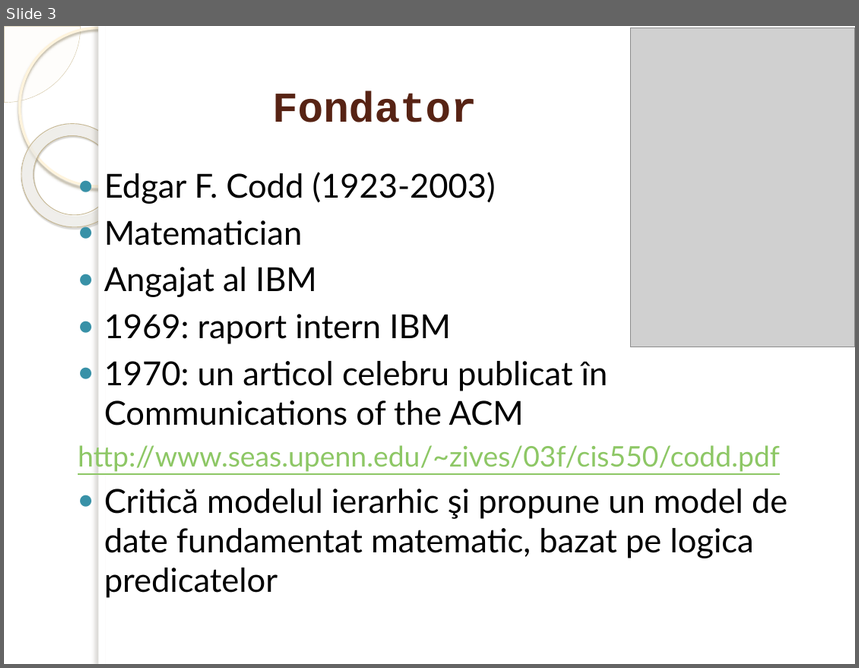
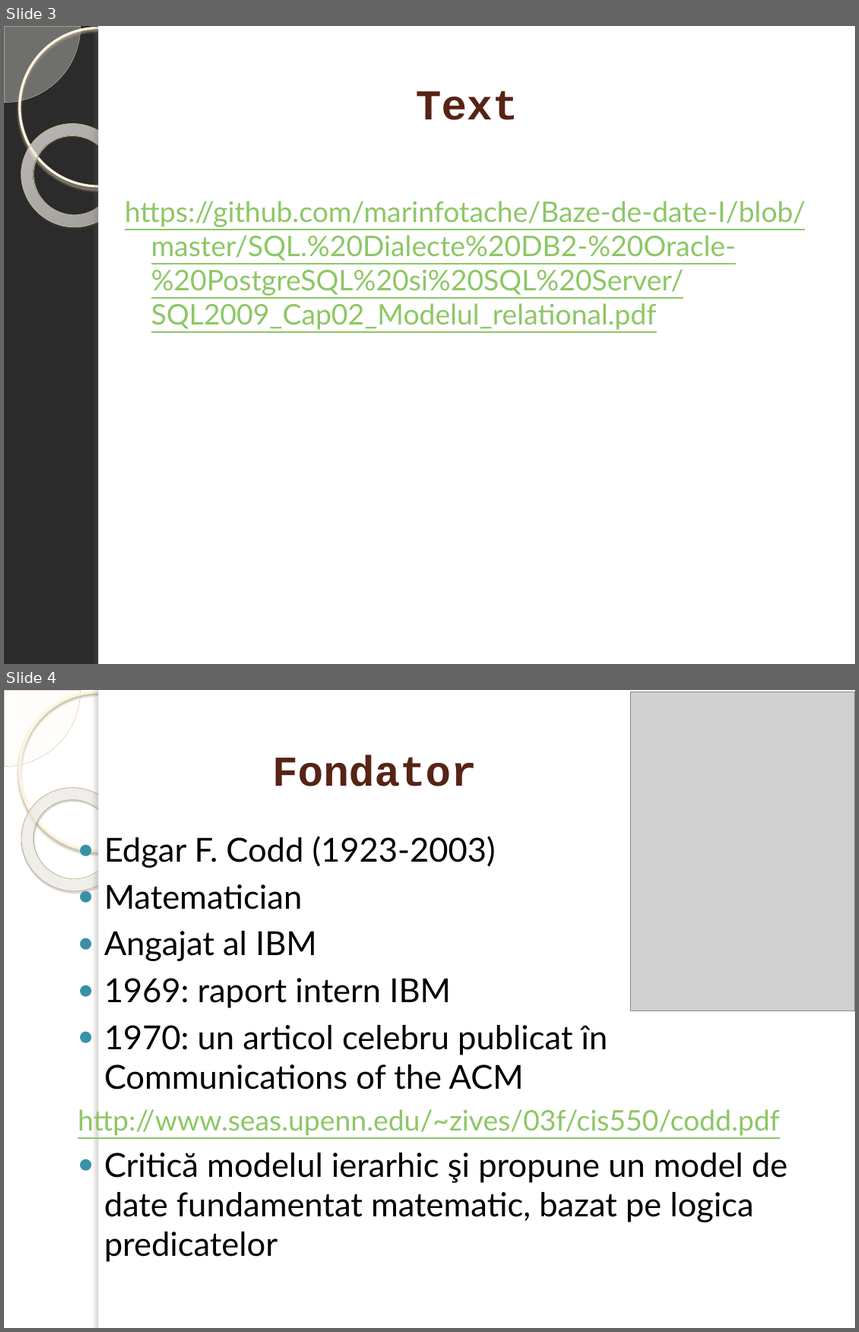
Before and after one commit to marinfotache/Baze-de-date-I, a slide deck: 02_Modelul_relational/02_Modelul_relational.pptx. Shown one above the other, each under a label of ours: slide 3 before the commit, slides 3 and 4 after it. The pictures are 859x668 and 859x1332 pixels, drawn with LibreOffice and Linux fonts; fonts in the diff are those of the drawing; grey boxes stand for pictures; background and template pictures are left out; a plain dark background stands for a picture behind light text. Boxes give left, top, right and bottom in pixels: in the first picture for what was removed or moved away, otherwise in the second. Text is boxed around its words. In the diff, an @@ line names an element or a change of style, - is before the commit and + after.

```diff
--- a/02_Modelul_relational/02_Modelul_relational.pptx
+++ b/02_Modelul_relational/02_Modelul_relational.pptx
@@ slide 3 added at box(4, 26, 855, 664), background picture (left out); not listed: 5 template elements that a slide beside it also shows @@
@@ title added at box(416, 91, 518, 120), 36 pt, text #572314, bold @@
+Text
@@ text added at box(125, 201, 806, 330), 24 pt, text #8DC765, underline @@
+https://github.com/marinfotache/Baze-de-date-I/blob/master/SQL.%20Dialecte%20DB2-%20Oracle-%20PostgreSQL%20si%20SQL%20Server/SQL2009_Cap02_Modelul_relational.pdf
@@ what was slide 3 is now slide 4 @@
```
